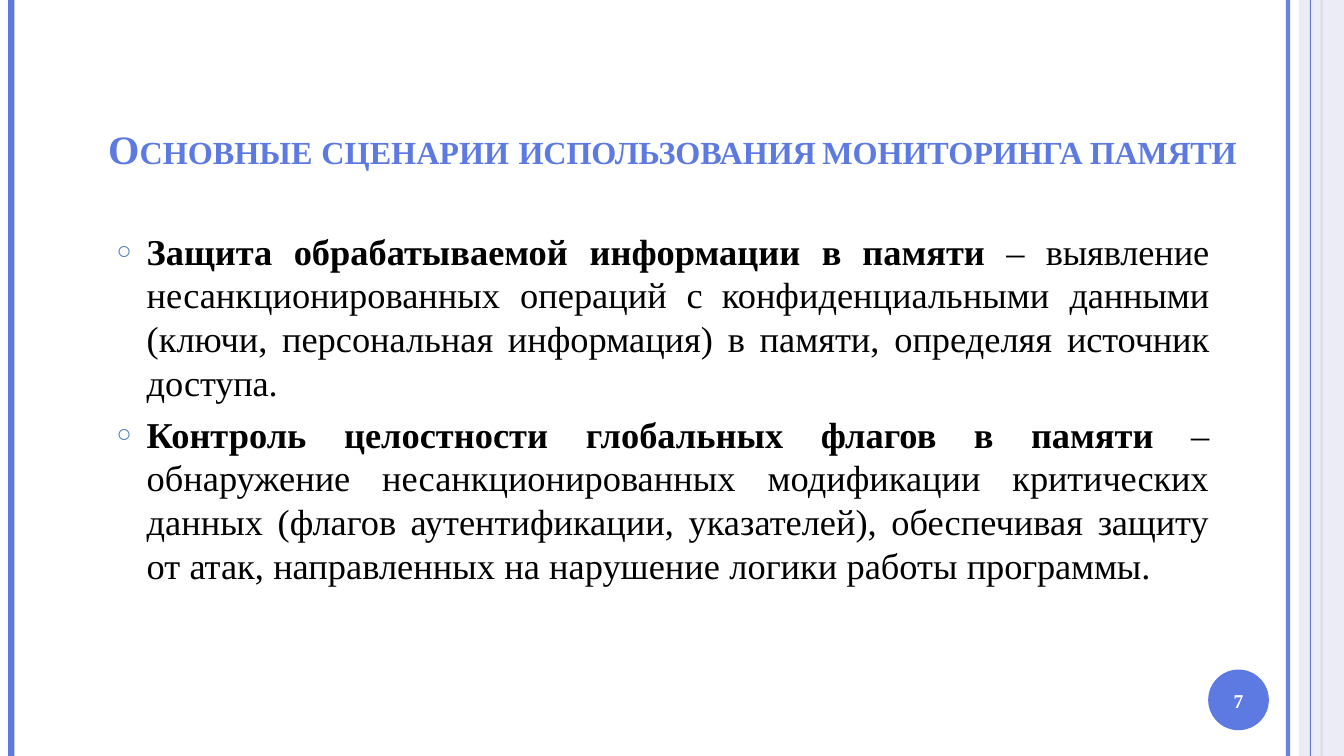
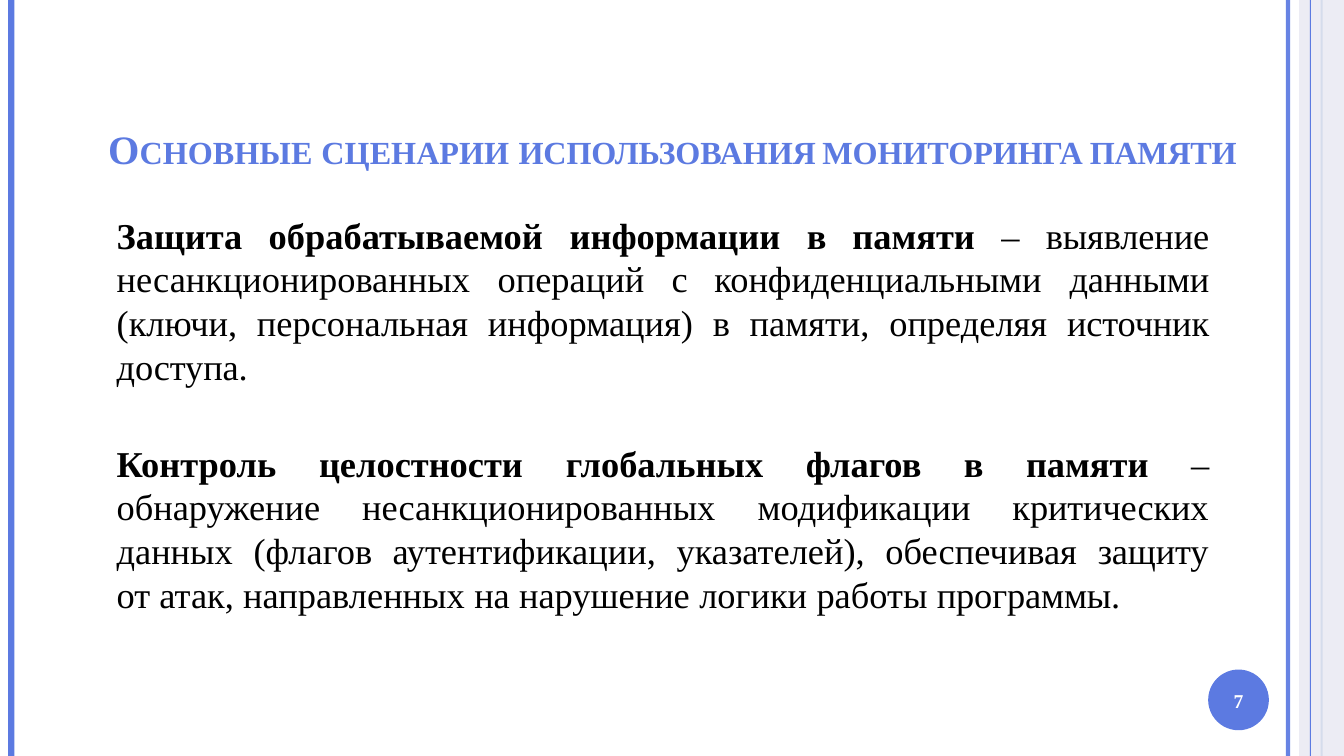
Before and after one commit to HotHeadd/nir_mephi, a slide deck: slide 7 of part2/Презентация.pptx. Drawn at 1344x756 pixels with LibreOffice and Linux fonts; fonts in the diff are those of the drawing; background and template pictures are left out. Boxes give left, top, right and bottom in pixels: in the first picture for what was removed or moved away, otherwise in the second. Text is boxed around its words. In the diff, an @@ line names an element or a change of style, - is before the commit and + after.

```diff
--- a/part2/Презентация.pptx
+++ b/part2/Презентация.pptx
@@ text "Защита обрабатываемой информации в памяти ...": place and size @@
-text "Защита обрабатываемой информации в памяти ..." at bbox=[147, 239, 1210, 586]
+text "Защита обрабатываемой информации в памяти ..." at bbox=[117, 223, 1210, 615]
@@ text "Защита обрабатываемой информации в памяти ..." at bbox=[117, 223, 1210, 615]: bullet ○ to none @@
```
Also in this commit, not shown: 8 other slides changed, 4 slides added, 2 slides removed, 17 other files.
